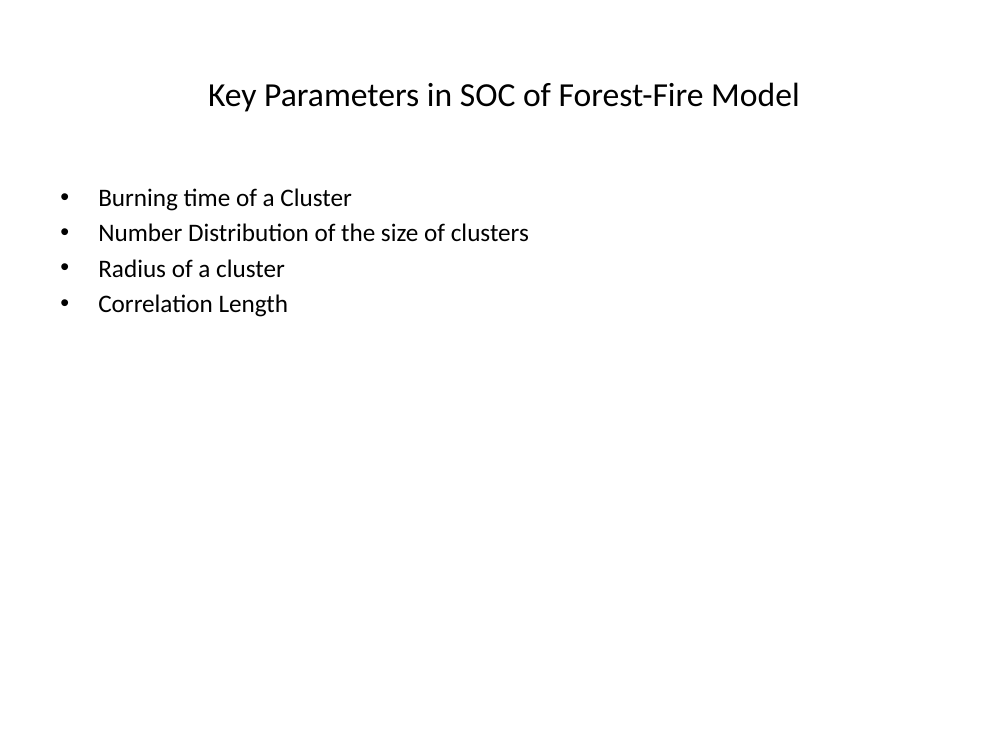
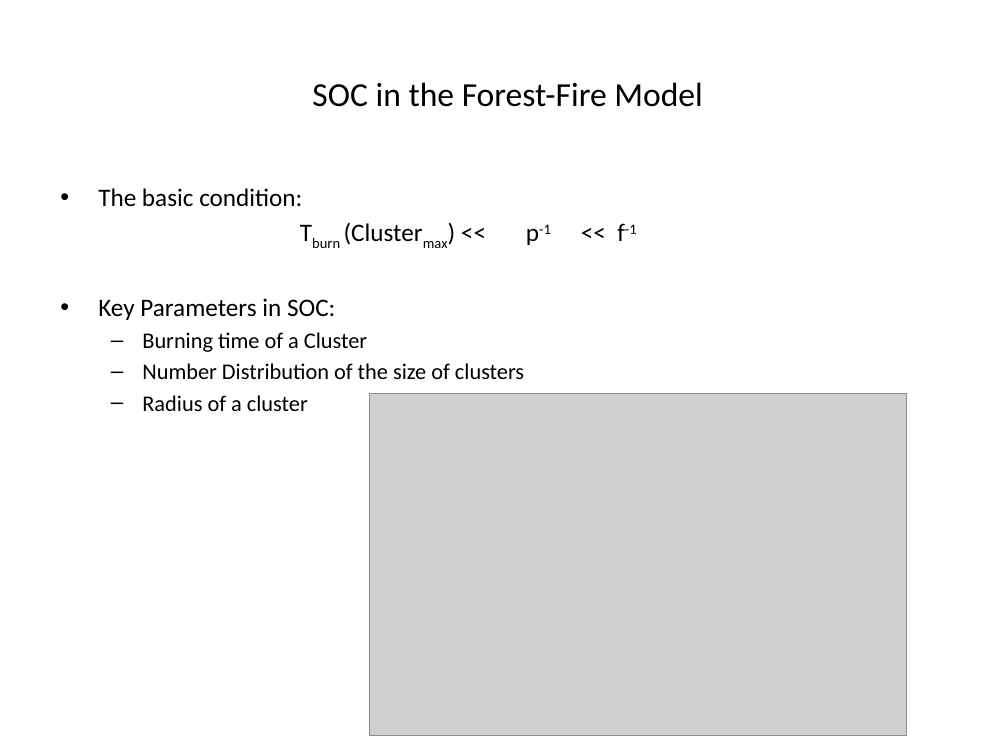
Before and after one commit to wildmic/Forest-Fire-SOC, a slide deck: slide 9 of presentation/SOC.pptx. Drawn at 1008x756 pixels with LibreOffice and Linux fonts; fonts in the diff are those of the drawing; grey boxes stand for pictures. Boxes give left, top, right and bottom in pixels: in the first picture for what was removed or moved away, otherwise in the second. Text is boxed around its words. In the diff, an @@ line names an element or a change of style, - is before the commit and + after.

```diff
--- a/presentation/SOC.pptx
+++ b/presentation/SOC.pptx
@@ title at [312, 82, 702, 107]: text changed @@
-Key Parameters in SOC of Forest-Fire Model
+SOC in the Forest-Fire Model
@@ text at [98, 188, 335, 320]: paragraphs added @@
+• The basic condition:
+Tburn (Clustermax) << p-1 << f-1
+• Key Parameters in SOC:
@@ text at [98, 294, 288, 317]: paragraph removed @@
-• Correlation Length
@@ text at [142, 332, 524, 411]: size 18 to 16 pt in "Burning time of a Cluster", "Number Distribution of the size of clusters", "Radius of a cluster"; bullet • to –; list level 1 to 2 in "Burning time of a Cluster"; list level 1 to 2 in "Number Distribution of the size ..."; list level 1 to 2 in "Radius of a cluster" @@
@@ picture added at [369, 394, 906, 736] @@
```
Also in this commit, not shown: 6 other slides changed, 12 slides added, 3 slides removed, 6 other files.
